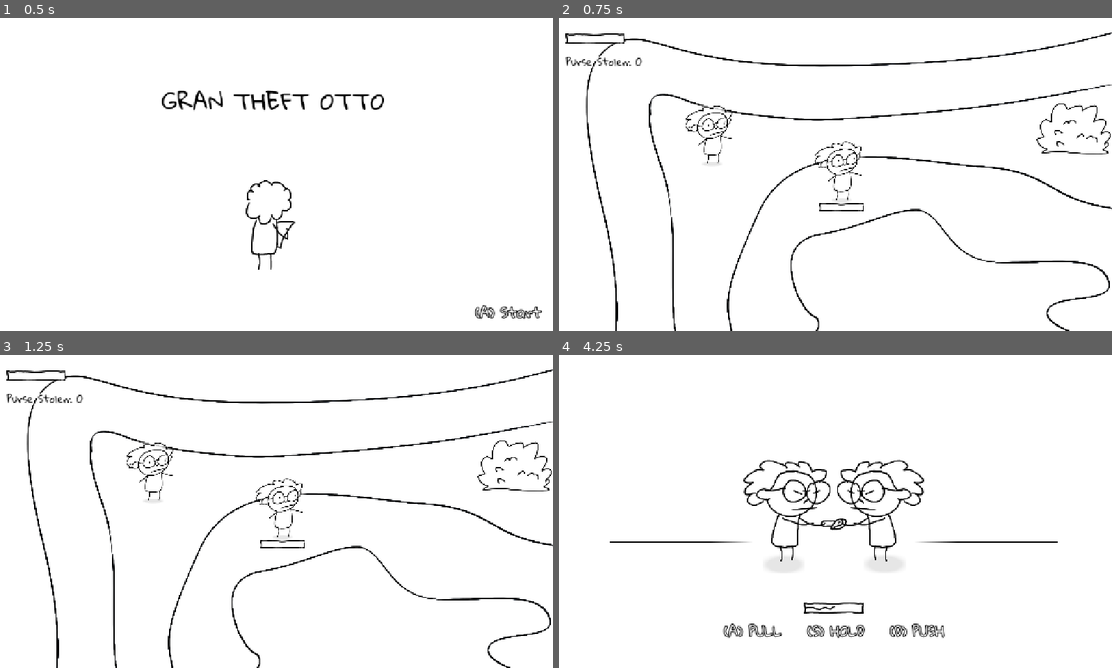
Above: before the commit, frames 1-4 (two rows, left to right).
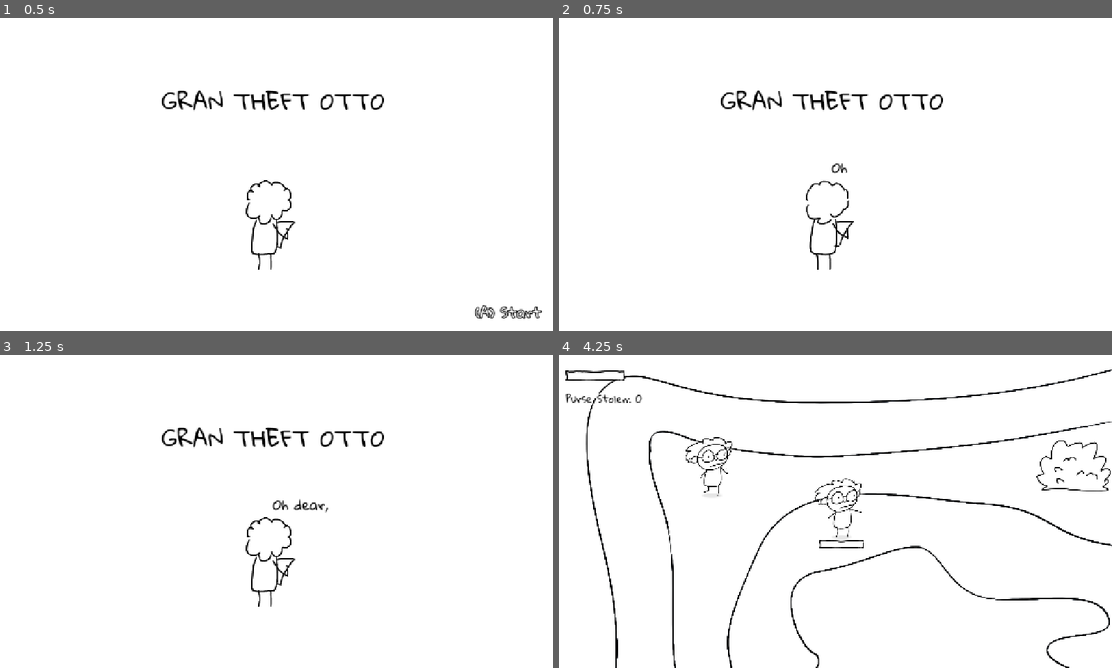
Above: after the commit, the same moments.

Repository: johnreybacal/gran-theft-aubrey
Game: Godot game, scene res://scenes/start.tscn
Same seed, same stepped clock (60 frames per second), same inputs: the game is played once before the commit and once after it.
Inputs:
- Up to frame 1 (0.5 s): no input
- Up to frame 2 (0.75 s): click "(A) Start" at 0.5 s
- Up to frame 3 (1.25 s): no input
- Up to frame 4 (4.25 s): hold D (move_right) 1.28-2.03 s; hold E (interact) 1.28-2.03 s; hold S (move_down) 2.03-2.78 s; tap E (interact) at 2.1, 3.6 s; hold D (move_right) 2.78-3.53 s; hold E (interact) 2.78-3.53 s; hold W (move_up) from 3.53 s (still down)

Frame 1 is identical in both runs. In frame 2, 5.1% of the frame differs, in the area x 1-100%, y 4-100%; in frame 3, 5.3%; in frame 4, 7.1%.

Commit message:
start phrase | fix transition

Diff:
--- a/scenes/end.tscn
+++ b/scenes/end.tscn
@@ -96,8 +96,11 @@
 grow_horizontal = 2
 theme = ExtResource("1_mwn6m")
 theme_override_colors/font_color = Color(0, 0, 0, 1)
+theme_override_constants/line_spacing = -16
 theme_override_font_sizes/font_size = 52
-text = "Granny Otto was finally caught!"
+text = "Granny Otto was finally caught!
+Notoriety: 5
+Purse Stolen: 4"
 autowrap_mode = 2
 
 [node name="Camera2D" type="Camera2D" parent="." unique_id=1354146218]
--- a/scenes/start.tscn
+++ b/scenes/start.tscn
@@ -81,6 +81,24 @@
 text = "GRAN THEFT OTTO"
 horizontal_alignment = 1
 
+[node name="Speech" type="Label" parent="." unique_id=715882733]
+anchors_preset = 8
+anchor_left = 0.5
+anchor_top = 0.5
+anchor_right = 0.5
+anchor_bottom = 0.5
+offset_top = -42.0
+offset_right = 414.0
+offset_bottom = 22.0
+grow_horizontal = 2
+grow_vertical = 2
+size_flags_horizontal = 4
+theme = ExtResource("1_u80x2")
+theme_override_colors/font_color = Color(0, 0, 0, 1)
+theme_override_font_sizes/font_size = 32
+text = "Oh dear, Here we go again"
+vertical_alignment = 1
+
 [node name="Camera2D" type="Camera2D" parent="." unique_id=490799481]
 position = Vector2(4.4999695, 6.5)
 scale = Vector2(20.109375, 11.765625)
--- a/scripts/end.gd
+++ b/scripts/end.gd
@@ -2,6 +2,7 @@
 
 @onready var camera: Camera2D = $Camera2D
 @onready var label: Label = $Label
+
 
 # Called when the node enters the scene tree for the first time.
 func _ready() -> void:
@@ -16,16 +17,29 @@
         show()
         camera.enabled = true
         if StateManager.is_busted:
-            label.text = "GRANY OTTO FINALLY CAUGHT!"
+            label.text = "GRANNY OTTO FINALLY CAUGHT!"
             $SFX/Lose.play()
             $AnimatedSprite2D.play("lose")
         else:
             label.text = "GRANNY OTTO STRIKES AGAIN!"
             $SFX/Win.play()
             $AnimatedSprite2D.play("win")
+        label.text += "\nNOTORIETY: " + str(StateManager.police_arriving_count)
+        label.text += "\nPURSE STOLEN: " + str(len(StateManager.enemies_defeated))
 
 
 func _on_restart_button_pressed() -> void:
-    EventBus.on_encounter_end.disconnect(_show_end.call_deferred.unbind(2))
-    EventBus.on_escape.disconnect(_show_end.call_deferred)
-    get_tree().change_scene_to_file("res://scenes/start.tscn")
+    $RestartButton.disabled = true
+    $RestartButton.visible = false
+
+    var start_scene = preload("res://scenes/start.tscn").instantiate()
+
+    get_tree().root.add_child(start_scene)
+    get_tree().current_scene = start_scene
+
+    if has_node("/root/GameExplore"):
+        get_node("/root/GameExplore").queue_free()
+    if has_node("/root/GameFight"):
+        get_node("/root/GameFight").queue_free()
+    if has_node("/root/End"):
+        get_node("/root/End").queue_free()
--- a/scripts/start.gd
+++ b/scripts/start.gd
@@ -1,7 +1,15 @@
 extends Node2D
 
+@onready var speech: Label = $Speech
+
+var phrase = "Oh dear, Here we go again"
+var phrase_len = len(phrase)
+var is_starting = false
+var type_interval = .05
+var phrase_index = 0
 
 func _ready() -> void:
+    speech.text = "";
     StateManager.is_encountered = false
     StateManager.encounter_enemy_id = -1
     StateManager.player = null
@@ -14,5 +22,25 @@
     StateManager.interactables = []
 
 
+func _process(delta: float) -> void:
+    if is_starting:
+        if phrase_index < phrase_len:
+            type_interval -= delta
+            if type_interval <= 0:
+                speech.text = phrase.substr(0, phrase_index + 1)
+
+                if phrase[phrase_index] == ",":
+                    type_interval = 1
+                else:
+                    type_interval = .05
+
+                phrase_index += 1
+        else:
+            await get_tree().create_timer(1.0).timeout
+            get_tree().change_scene_to_file("res://scenes/game_explore.tscn")
+
+
 func _on_start_button_pressed() -> void:
-    get_tree().change_scene_to_file("res://scenes/game_explore.tscn")
+    $StartButton.disabled = true
+    $StartButton.visible = false
+    is_starting = true
